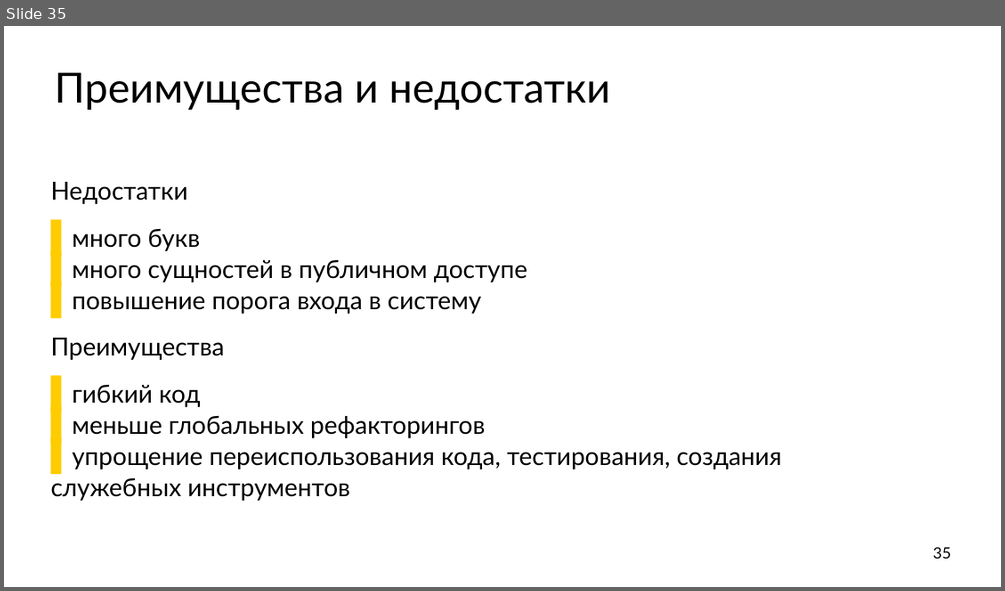
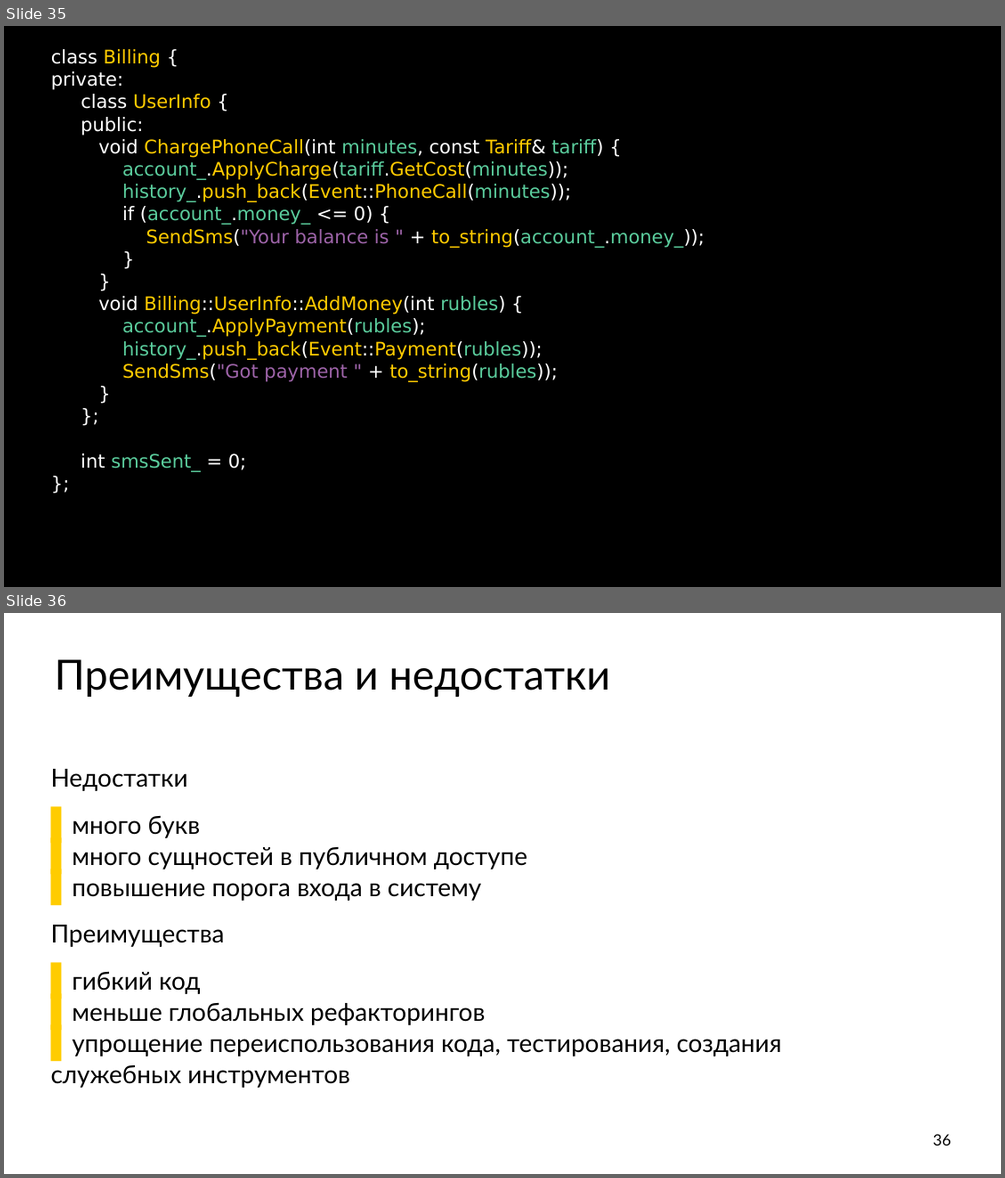
Before and after one commit to ishfb/cpprus17, a slide deck: slides.pptx. Shown one above the other, each under a label of ours: slide 35 before the commit, slides 35 and 36 after it. The pictures are 1005x591 and 1005x1178 pixels, drawn with LibreOffice and Linux fonts; fonts in the diff are those of the drawing. Boxes give left, top, right and bottom in pixels: in the first picture for what was removed or moved away, otherwise in the second. Text is boxed around its words. In the diff, an @@ line names an element or a change of style, - is before the commit and + after.

```diff
--- a/slides.pptx
+++ b/slides.pptx
@@ slide 35 added at bbox=[4, 26, 1001, 587], background #FFFFFF @@
@@ text added at bbox=[4, 26, 1001, 587], fill #000000, 36 pt, text #FFCC00 @@
+class Billing {
+private:
+class UserInfo {
+public:
+void ChargePhoneCall(int minutes, const Tariff& tariff) {
+account_.ApplyCharge(tariff.GetCost(minutes));
+history_.push_back(Event::PhoneCall(minutes));
+if (account_.money_ <= 0) {
+SendSms("Your balance is " + to_string(account_.money_));
+}
+}
+void Billing::UserInfo::AddMoney(int rubles) {
+account_.ApplyPayment(rubles);
+history_.push_back(Event::Payment(rubles));
+SendSms("Got payment " + to_string(rubles));
+}
+};
+int smsSent_ = 0;
+};
@@ what was slide 35 is now slide 36 @@
@@ page number at bbox=[933, 1134, 951, 1145]: text changed @@
-35
+36
```
Also in this commit, not shown: 1 slide changed.
